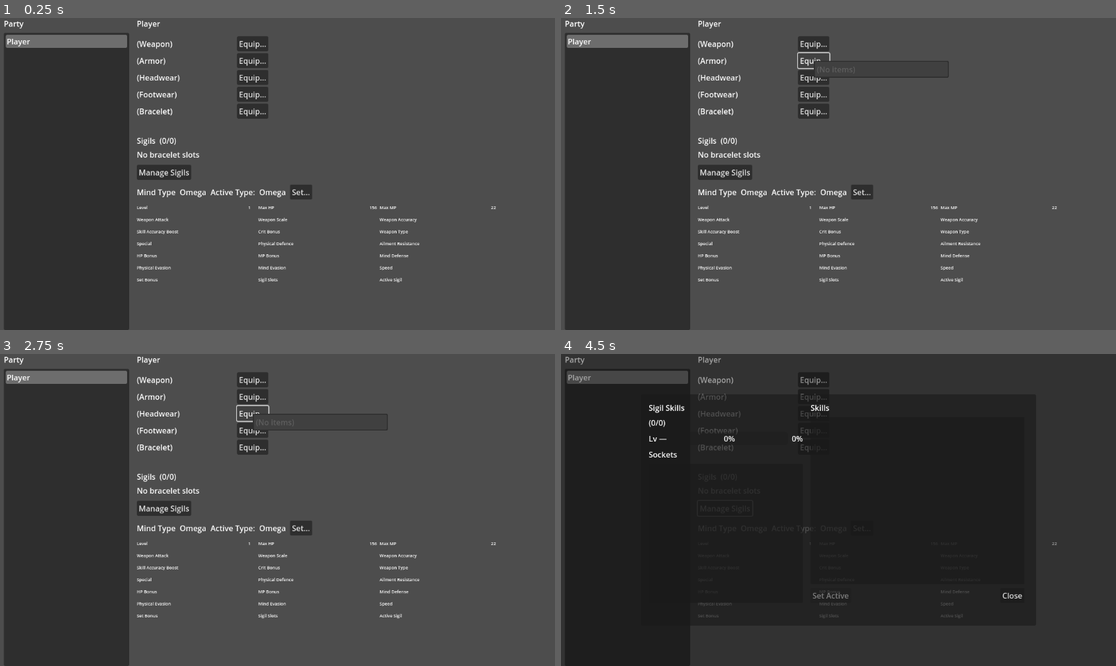
Above: before the commit, frames 1-4 (two rows, left to right).
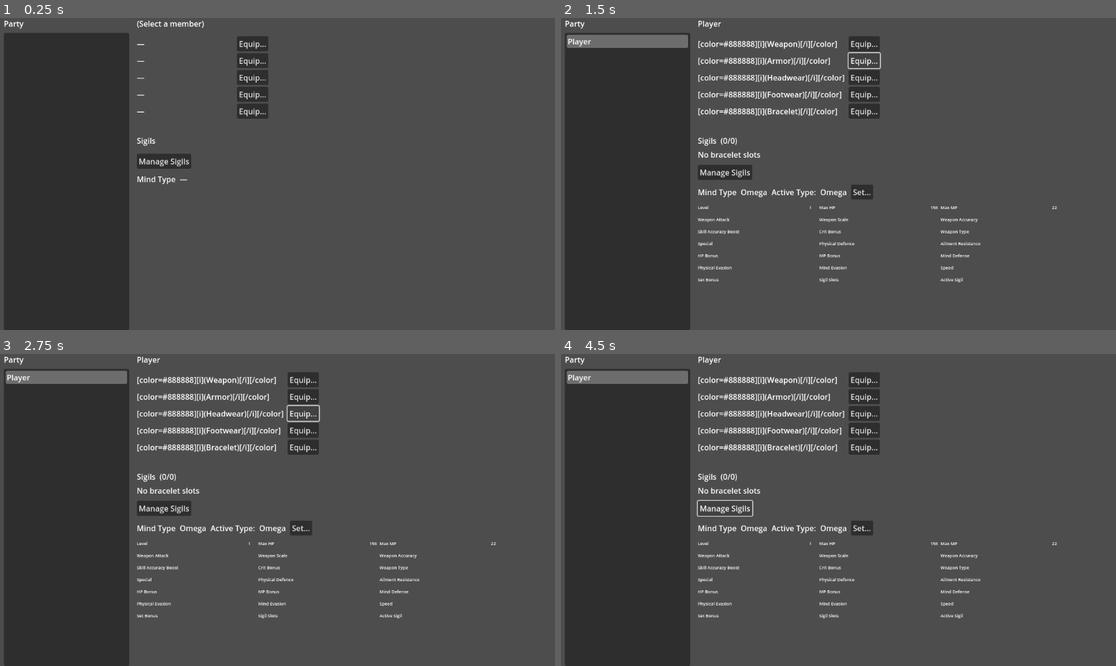
Above: after the commit, the same moments.

Repository: Cristal-Lucina/Psyokin
Game: Godot game, scene res://scenes/main_menu/panels/LoadoutPanel.tscn
Same seed, same stepped clock (60 frames per second), same inputs: the game is played once before the commit and once after it. This scene is started directly instead of the project's main scene.
Inputs:
- Up to frame 1 (0.25 s): no input
- Up to frame 2 (1.5 s): click "Equip…" at 0.5 s; click "Equip…" at 1.25 s
- Up to frame 3 (2.75 s): click "Equip…" at 2 s
- Up to frame 4 (4.5 s): click "Equip…" at 2.75 s; click "Equip…" at 3.5 s; click "Manage Sigils" at 4.25 s

The runs differ from the first frame. In frame 1, 3.3% of the frame differs, in the area x 1-90%, y 0-85%; in frame 2, 3.3%; in frame 3, 3.2%; in frame 4, 78%, in the area x 0-100%, y 0-100%.
Error after the commit: Invalid assignment of property or key 'bbcode_enabled' with value of type 'bool' on a base object of type 'Label'. (res://scripts/main_menu/panels/LoadoutPanel…

Commit message:
Add italic and grey formatting to empty equipment slot placeholders
- Enabled BBCode on all equipment value labels
- Empty slots now display in grey italic text: (Weapon), (Armor), etc.
- Used BBCode tags: [color=#888888][i]...[/i][/color] for styling

🤖 Generated with [Claude Code](https://claude.com/claude-code)

Co-Authored-By: Claude <noreply@anthropic.com>

Diff:
--- a/scripts/main_menu/panels/LoadoutPanel.gd
+++ b/scripts/main_menu/panels/LoadoutPanel.gd
@@ -119,6 +119,13 @@
 	_eq    = get_node_or_null("/root/aEquipmentSystem")
 	_stats = get_node_or_null("/root/aStatsSystem")
 
+	# Enable BBCode on equipment value labels for formatting empty slots
+	if _w_val: _w_val.bbcode_enabled = true
+	if _a_val: _a_val.bbcode_enabled = true
+	if _h_val: _h_val.bbcode_enabled = true
+	if _f_val: _f_val.bbcode_enabled = true
+	if _b_val: _b_val.bbcode_enabled = true
+
 	if _w_btn: _w_btn.pressed.connect(Callable(self, "_on_slot_button").bind("weapon"))
 	if _a_btn: _a_btn.pressed.connect(Callable(self, "_on_slot_button").bind("armor"))
 	if _h_btn: _h_btn.pressed.connect(Callable(self, "_on_slot_button").bind("head"))
@@ -644,13 +651,16 @@
 
 func _pretty_item_with_slot(id: String, slot: String) -> String:
 	if id == "" or id == "—":
+		var placeholder: String = ""
 		match slot:
-			"weapon": return "(Weapon)"
-			"armor": return "(Armor)"
-			"head": return "(Headwear)"
-			"foot": return "(Footwear)"
-			"bracelet": return "(Bracelet)"
+			"weapon": placeholder = "(Weapon)"
+			"armor": placeholder = "(Armor)"
+			"head": placeholder = "(Headwear)"
+			"foot": placeholder = "(Footwear)"
+			"bracelet": placeholder = "(Bracelet)"
 			_: return "—"
+		# Return greyed out italic text using BBCode
+		return "[color=#888888][i]%s[/i][/color]" % placeholder
 	if _eq and _eq.has_method("get_item_display_name"):
 		var v: Variant = _eq.call("get_item_display_name", id)
 		if typeof(v) == TYPE_STRING: return String(v)
